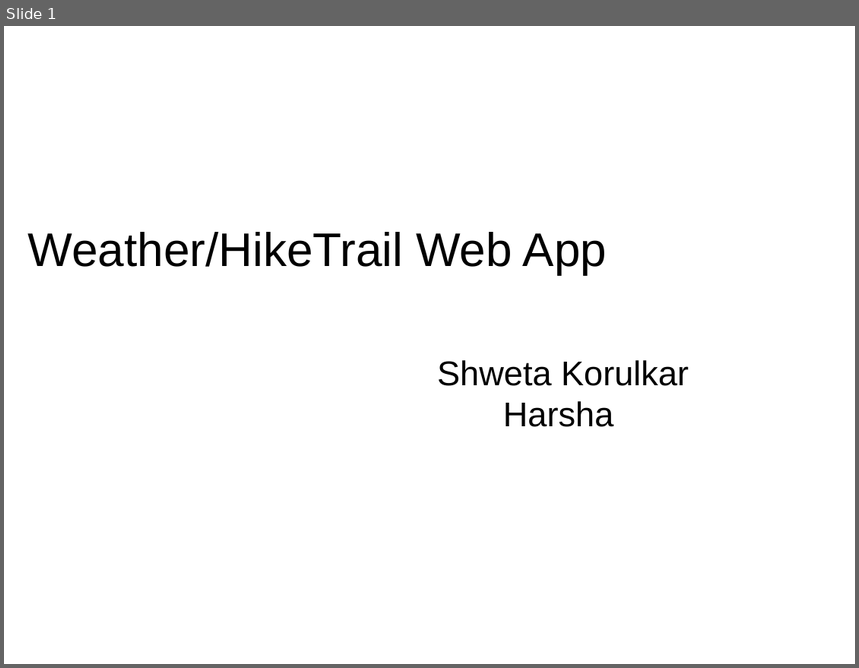
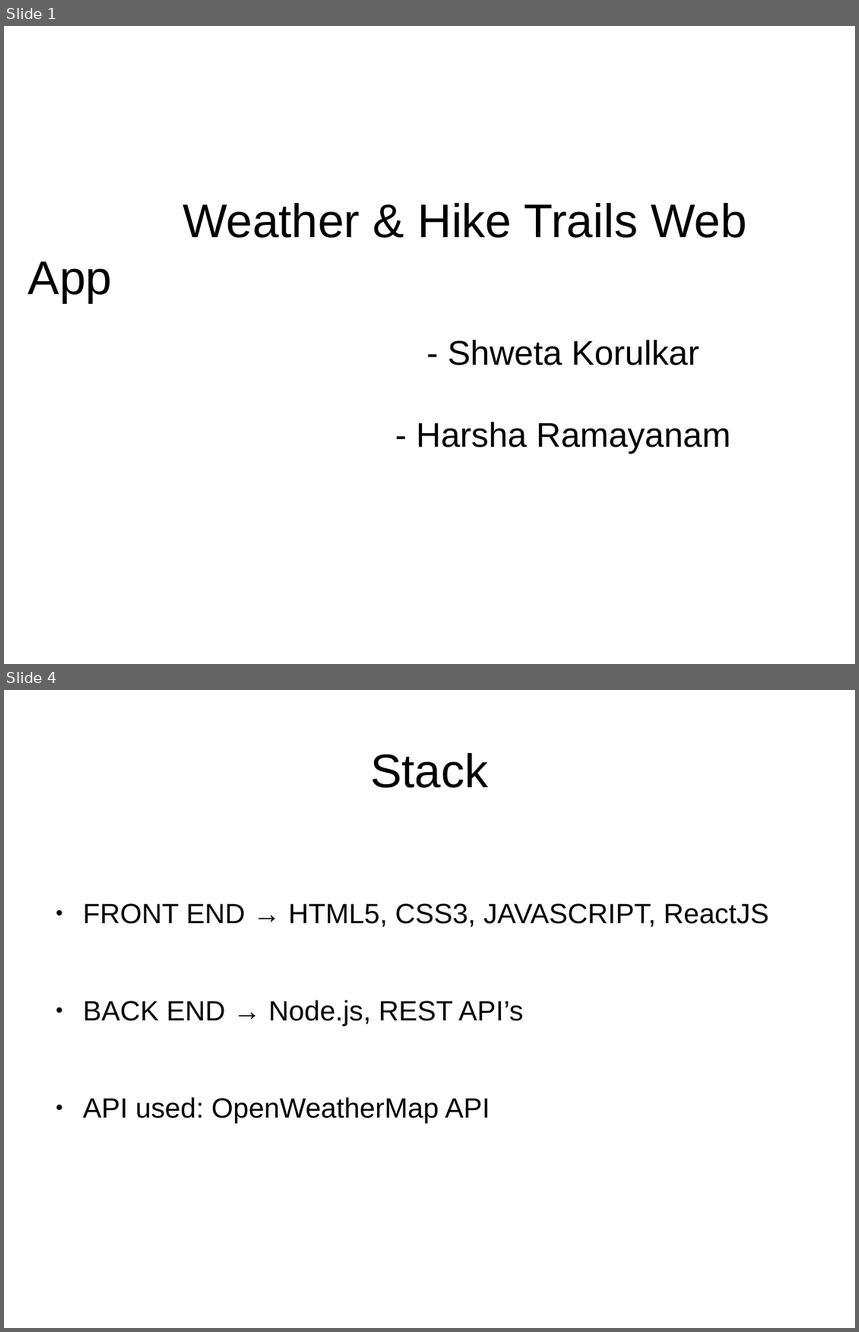
Before and after one commit to HarshaRamayanam/webdev-project, a slide deck: project_presentation.pptx. Shown one above the other, each under a label of ours: slide 1 before the commit, slides 1 and 4 after it; the slides between them are not shown. The pictures are 859x668 and 859x1332 pixels, drawn with LibreOffice and Linux fonts; fonts in the diff are those of the drawing; background and template pictures are left out. Boxes give left, top, right and bottom in pixels: in the first picture for what was removed or moved away, otherwise in the second. Text is boxed around its words. In the diff, an @@ line names an element or a change of style, - is before the commit and + after.

```diff
--- a/project_presentation.pptx
+++ b/project_presentation.pptx
@@ slide 4 added at (x1=4, y1=690, x2=855, y2=1328), background picture (left out) @@
@@ text added at (x1=370, y1=753, x2=488, y2=788), 44 pt, text #000000 @@
+Stack
@@ text added at (x1=83, y1=904, x2=769, y2=1123), 26 pt, text #000000 @@
+● FRONT END → HTML5, CSS3, JAVASCRIPT, ReactJS
+● BACK END → Node.js, REST API’s
+● API used: OpenWeatherMap API
@@ slide 1 changed as well @@
@@ text at (x1=28, y1=203, x2=747, y2=303): text changed @@
-Weather/HikeTrail Web App
+Weather & Hike Trails Web App
@@ text at (x1=416, y1=340, x2=731, y2=454): text changed @@
-Shweta Korulkar
-Harsha
+- Shweta Korulkar
+- Harsha Ramayanam
```
Also in this commit, not shown: 7 other slides added, 1 slide removed.
